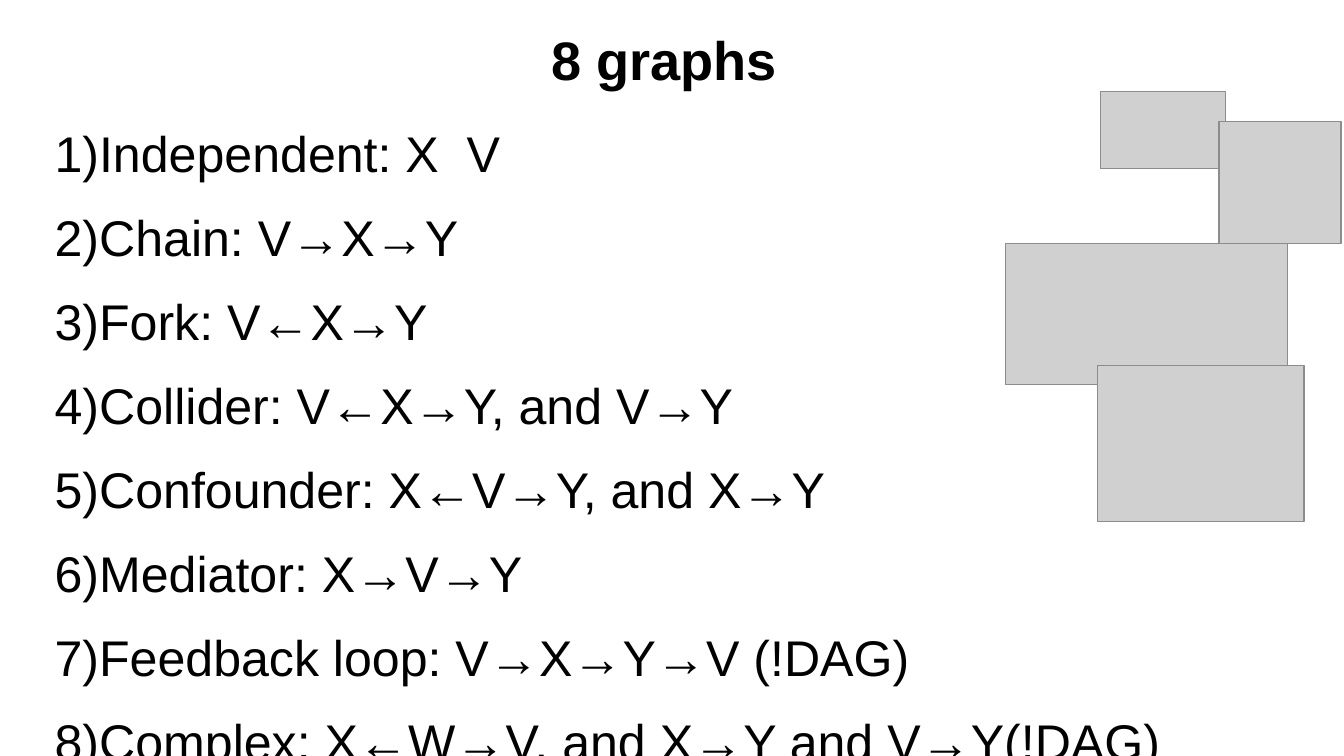
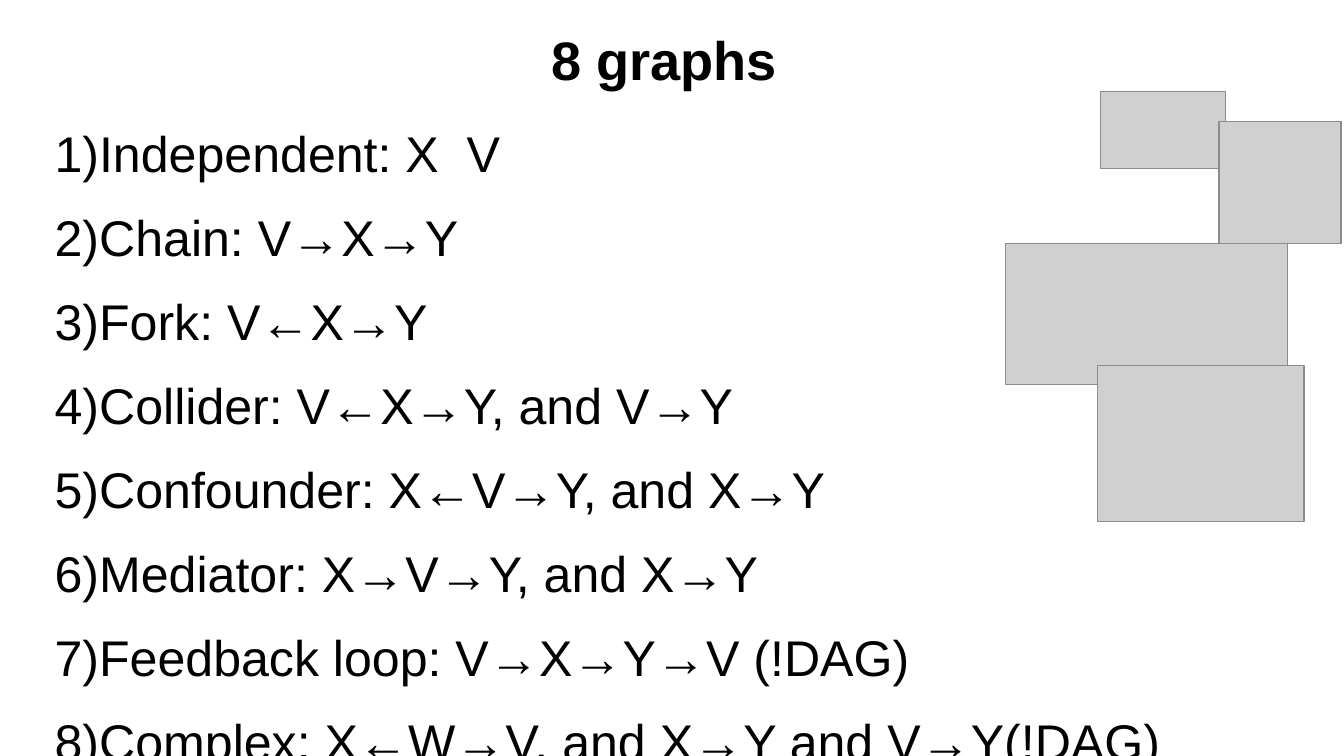
Before and after one commit to emoen/CausalityDiscoveryCrunchDAO, a slide deck: slide 9 of presentation/HIBRAIN_March_25.odp. Drawn at 1344x756 pixels with LibreOffice and Linux fonts; fonts in the diff are those of the drawing; grey boxes stand for pictures. Boxes give left, top, right and bottom in pixels: in the first picture for what was removed or moved away, otherwise in the second. Text is boxed around its words. In the diff, an @@ line names an element or a change of style, - is before the commit and + after.

```diff
--- a/presentation/HIBRAIN_March_25.odp
+++ b/presentation/HIBRAIN_March_25.odp
@@ text at [55, 555, 758, 602]: text changed @@
-6) Mediator: X→V→Y
+6) Mediator: X→V→Y, and X→Y
```
Also in this commit, not shown: 6 other slides changed.
